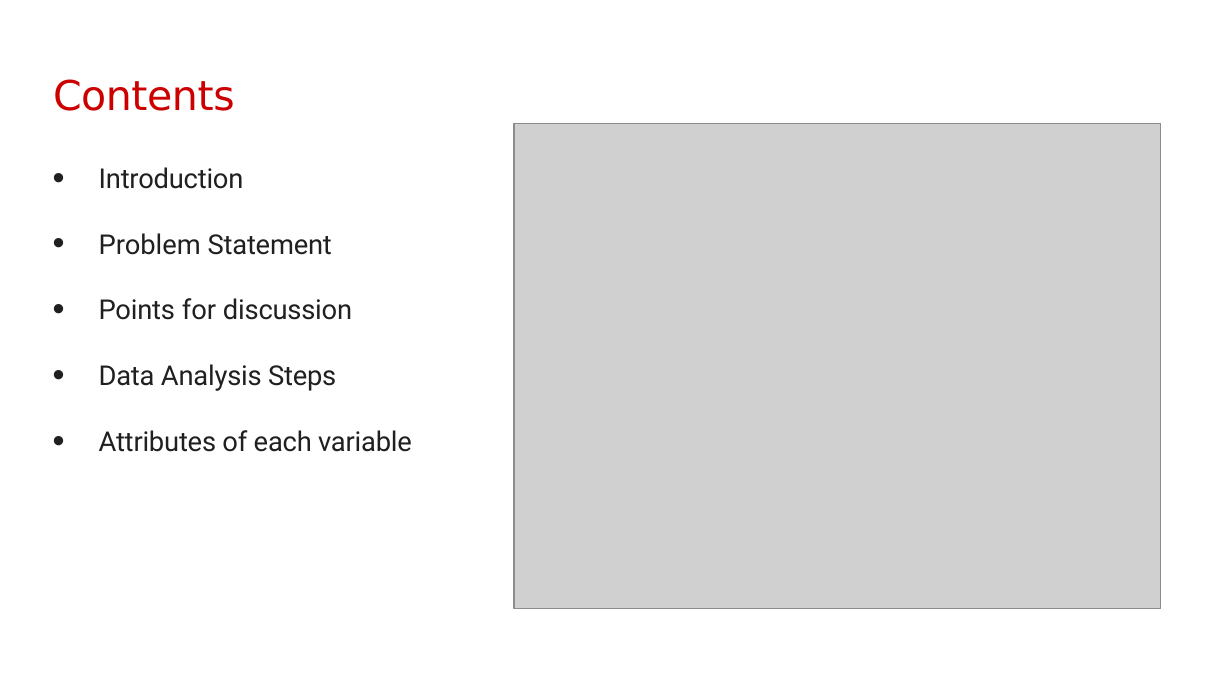
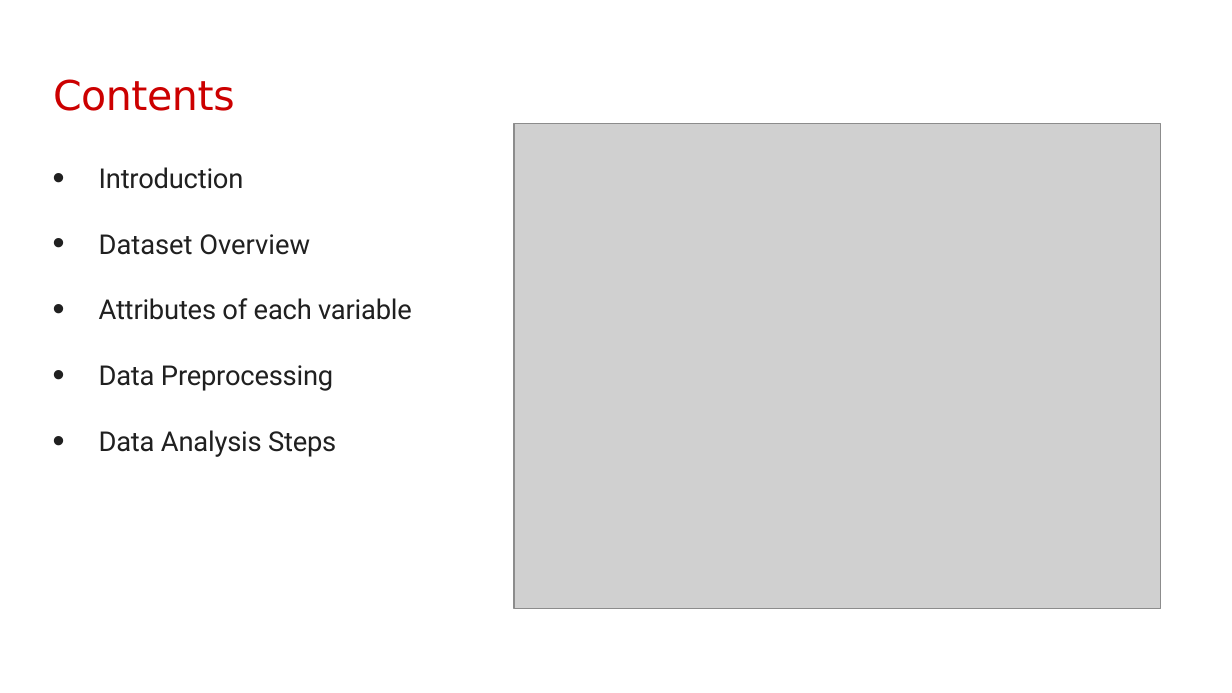
Before and after one commit to Rajeevkavala/Application-Development, a slide deck: slide 2 of Project/Music_Recommendation_Review-1.pptx. Drawn at 1232x693 pixels with LibreOffice and Linux fonts; fonts in the diff are those of the drawing; grey boxes stand for pictures; background and template pictures are left out. Boxes give left, top, right and bottom in pixels: in the first picture for what was removed or moved away, otherwise in the second. Text is boxed around its words. In the diff, an @@ line names an element or a change of style, - is before the commit and + after.

```diff
--- a/Project/Music_Recommendation_Review-1.pptx
+++ b/Project/Music_Recommendation_Review-1.pptx
@@ text at [99,234,412,391]: text changed @@
-• Problem Statement
-• Points for discussion
+• Dataset Overview
+• Attributes of each variable
+• Data Preprocessing
@@ text at [99,430,412,452]: paragraph removed @@
-• Attributes of each variable
```
Also in this commit, not shown: 2 other slides changed, 7 slides added, 3 slides removed, 5 other files.
